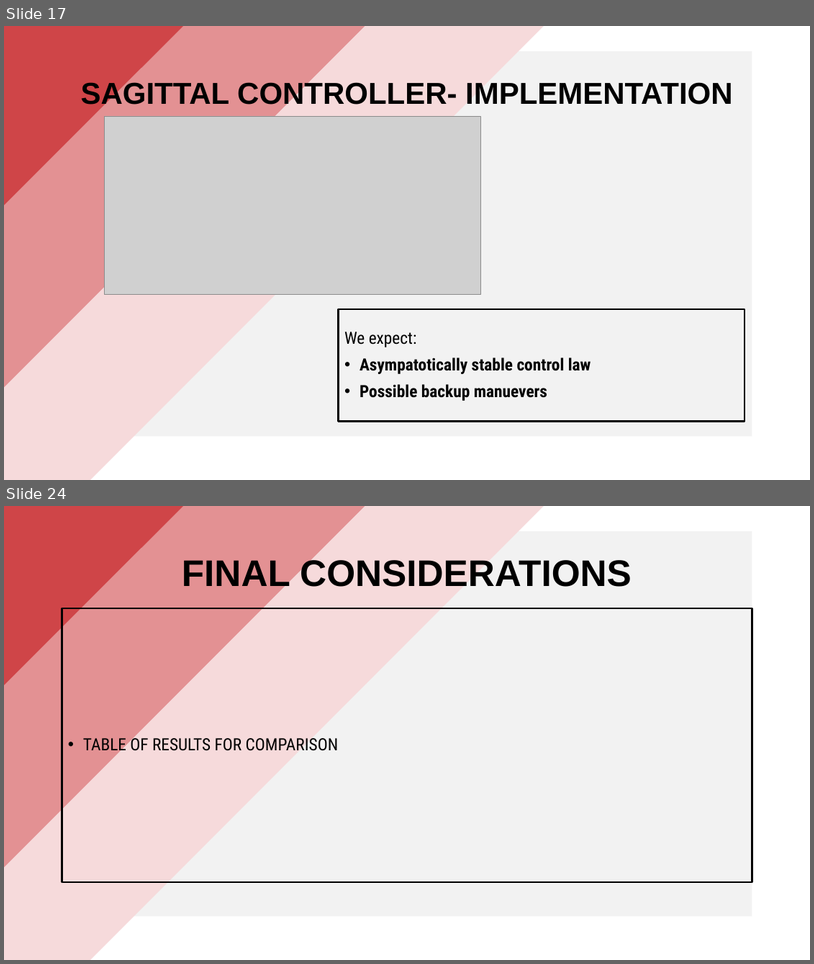
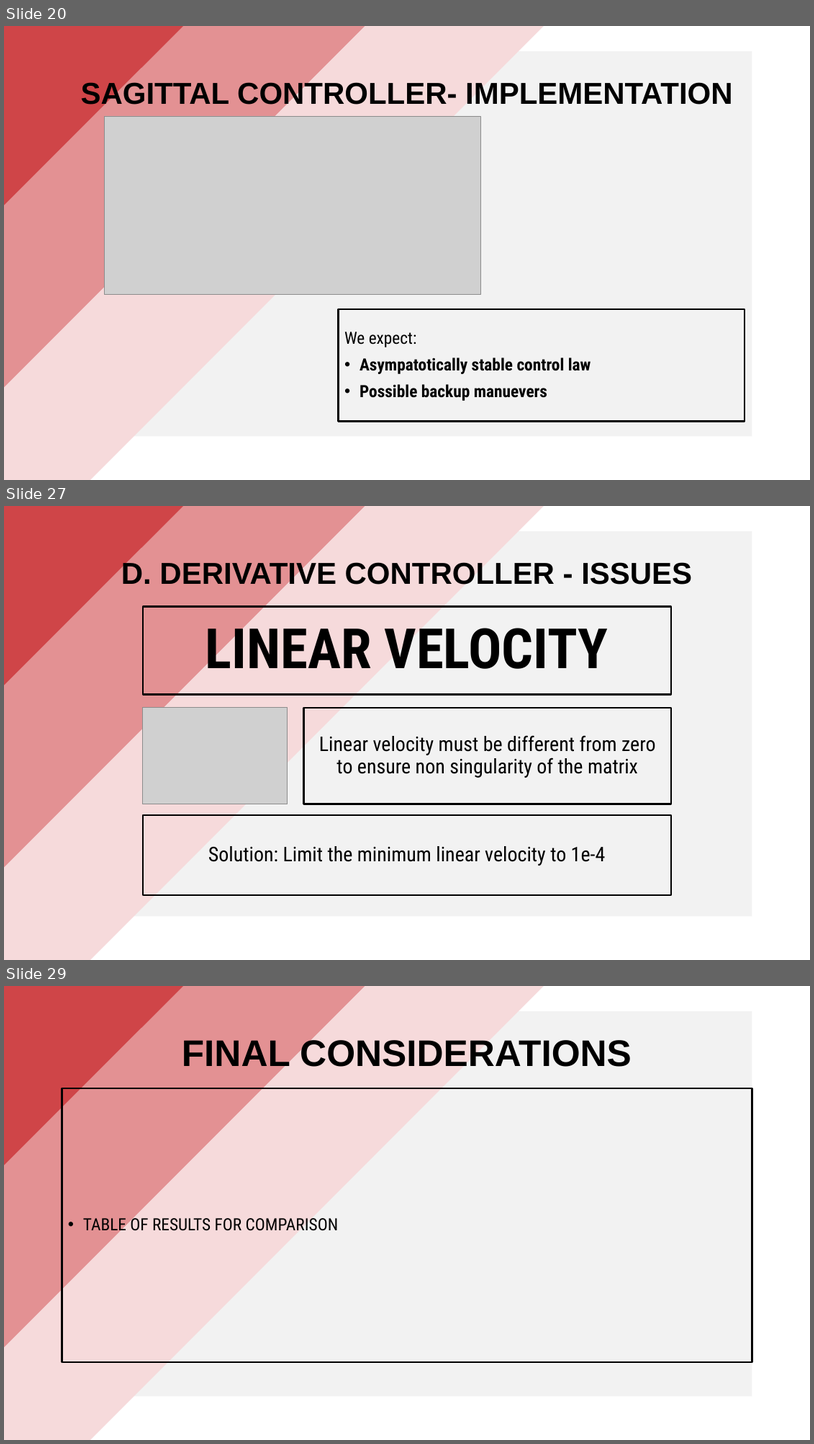
Before and after one commit to PippoGot/R-C2, a slide deck: documentation/presentation.pptx. Shown one above the other, each under a label of ours: slides 17 and 24 before the commit, slides 20, 27 and 29 after it; the slides between them are not shown. The pictures are 814x964 and 814x1444 pixels, drawn with LibreOffice and Linux fonts; fonts in the diff are those of the drawing; grey boxes stand for pictures. Boxes give left, top, right and bottom in pixels: in the first picture for what was removed or moved away, otherwise in the second. Text is boxed around its words. In the diff, an @@ line names an element or a change of style, - is before the commit and + after.

Commit message:
new tuning of gains and presentation images

```diff
--- a/documentation/presentation.pptx
+++ b/documentation/presentation.pptx
@@ slide 27 added at [4, 506, 810, 960], background #FFFFFF @@
@@ rectangle added at [4, 506, 548, 960], fill #F6DADB @@
@@ rectangle added at [4, 506, 412, 930], fill #E39193 @@
@@ rectangle added at [4, 506, 231, 739], fill #CF4548 @@
@@ rectangle added at [62, 531, 753, 916], fill #F2F2F2 @@
@@ title added at [121, 559, 692, 590], 36 pt, text #000000, bold @@
+D. DERIVATIVE CONTROLLER - ISSUES
@@ rectangle added at [143, 606, 672, 694], outline #000000 2.25 pt, 66 pt, text #000000, bold @@
+LINEAR VELOCITY
@@ picture added at [143, 708, 288, 803] @@
@@ rectangle added at [304, 708, 672, 803], outline #000000 2.25 pt, 24 pt, text #000000 @@
+Linear velocity must be different from zero to ensure non singularity of the matrix
@@ rectangle added at [143, 815, 672, 895], outline #000000 2.25 pt, 24 pt, text #000000 @@
+Solution: Limit the minimum linear velocity to 1e-4
@@ what was slide 17 is now slide 20 @@
@@ what was slide 24 is now slide 29 @@
```
Also in this commit, not shown: 9 slides changed, 5 other slides added, 1 slide removed, 27 other files.
